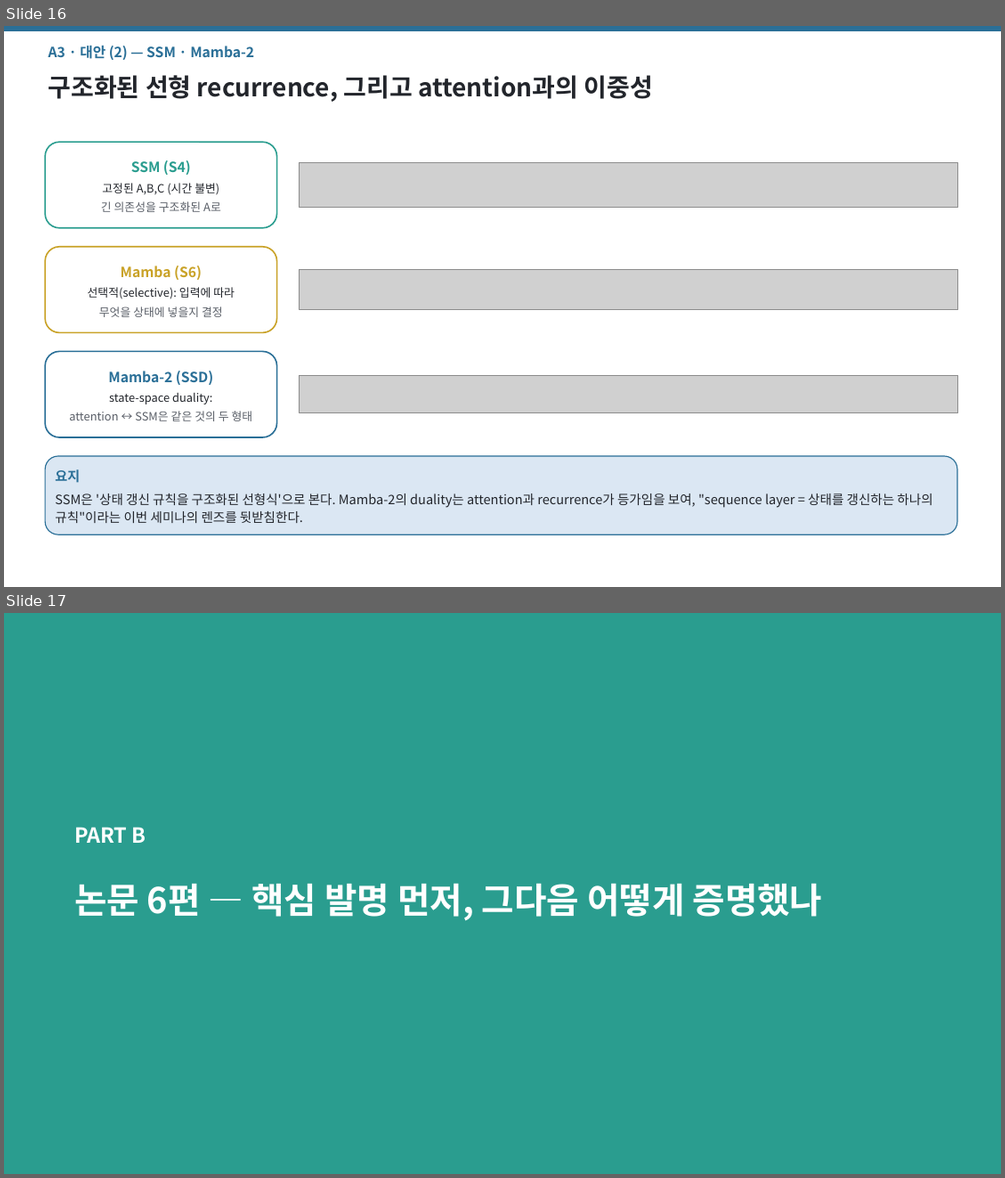
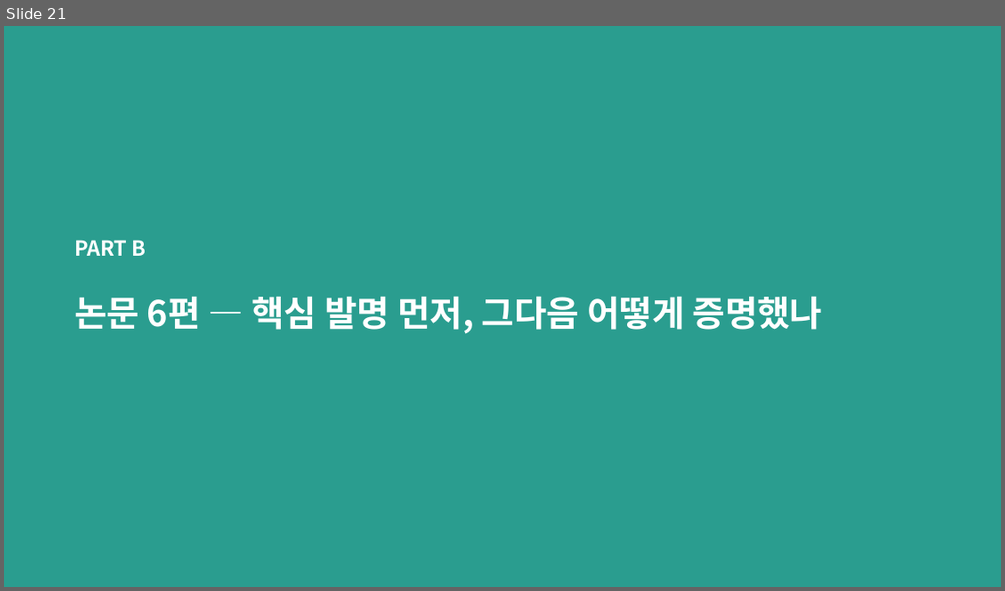
Before and after one commit to jimmylegendary/neural-memory-study, a slide deck: seminar/TTT-seminar.pptx. Shown one above the other, each under a label of ours: slides 16 and 17 before the commit, slide 21 after it. The pictures are 1005x1178 and 1005x591 pixels, drawn with LibreOffice and Linux fonts; fonts in the diff are those of the drawing; grey boxes stand for pictures. Boxes give left, top, right and bottom in pixels: in the first picture for what was removed or moved away, otherwise in the second. Text is boxed around its words. In the diff, an @@ line names an element or a change of style, - is before the commit and + after.

```diff
--- a/seminar/TTT-seminar.pptx
+++ b/seminar/TTT-seminar.pptx
@@ slide 16 removed at [4, 26, 1001, 587], background #FFFFFF @@
@@ rectangle removed at [4, 26, 1001, 30] @@
@@ text removed at [48, 46, 254, 60] @@
-A3 · 대안 (2) — SSM · Mamba-2
@@ text removed at [48, 75, 653, 102] @@
-구조화된 선형 recurrence, 그리고 attention과의 이중성
@@ rounded rectangle removed at [45, 142, 277, 228] @@
-SSM (S4)
-고정된 A,B,C (시간 불변)
-긴 의존성을 구조화된 A로
@@ picture removed at [299, 162, 957, 207] @@
@@ rounded rectangle removed at [45, 247, 277, 332] @@
-Mamba (S6)
-선택적(selective): 입력에 따라
-무엇을 상태에 넣을지 결정
@@ picture removed at [299, 269, 957, 309] @@
@@ rounded rectangle removed at [45, 351, 277, 437] @@
-Mamba-2 (SSD)
-state-space duality:
-attention ↔ SSM은 같은 것의 두 형태
@@ picture removed at [299, 375, 957, 412] @@
@@ rounded rectangle removed at [45, 456, 957, 534] @@
-요지
-SSM은 '상태 갱신 규칙을 구조화된 선형식'으로 본다. Mamba-2의 duality는 attention과 recurrence가 등가임을 보여, "sequence layer = 상태를 갱신하는 하나의 규칙"이라는 이번 세미나의 렌즈를 뒷받침한다.
@@ what was slide 17 is now slide 21 @@
```
Also in this commit, not shown: 5 slides changed, 6 slides added, 1 other slide removed, 13 other files.
